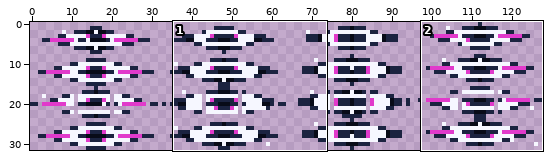
Two versions of one pixel-art file, game/assets/source/animation/weapon_event_horizon_attack.aseprite. Above: a wide view before the commit, with the close-up outlined.
Close-up. Before the commit:
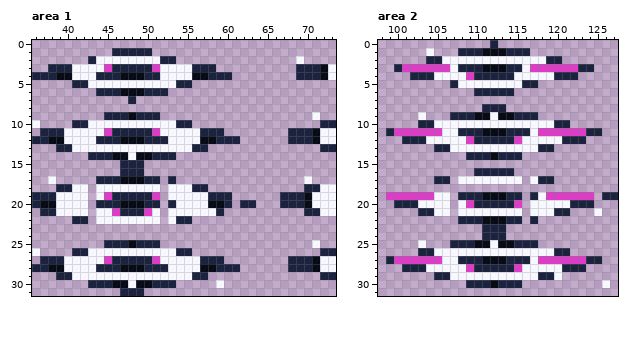
128x32 pixels, 1 frame. Shown: area 1: x 36..73, y 0..31; area 2: x 98..127, y 0..31. The commit also changed other parts of the picture, which this record leaves out.
The same view after the edit:
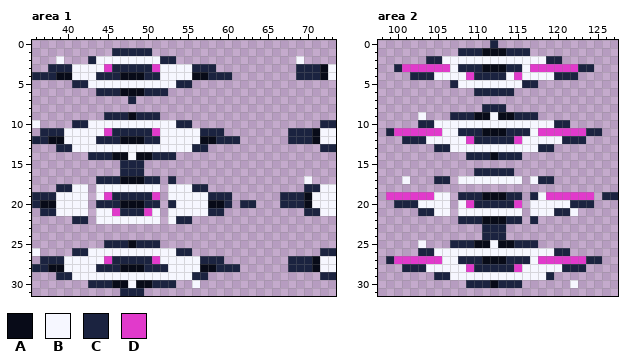
Palette (. is transparent): A #080b18  B #f6f7ff  C #1b2340  D #e13acb
Edits made:
--- area 1
@@ x 37..41 @@
  1 .....
- 2 .....
+ 2 ..B..
  3 .CCCB
@@ x 50..73 @@
  8 ........................
- 9 CC...................B..
+ 9 CC......................
 10 BBBBCC................CC
 11 CDBBBBBCCC........CCCABB
-12 CCCBBBBAACCC......CCCABB
+12 CCBBBBBAACCC......CCCABB
 13 BBBBBBCC..............CC
@@ x 36..40 @@
 16 .....
-17 ..B..
+17 .....
 18 ...CC
@@ x 56..60 @@
 20 BBAAC
-21 BBBC.
+21 BBCC.
 22 .....
@@ x 69..73 @@
 24 .....
-25 ..B..
+25 .....
 26 ...CC
@@ x 54..61 @@
 29 BBCC....
-30 .....B..
+30 ..B.....
 31 ........
--- area 2
@@ x 102..117 @@
  0 ..........C.....
- 1 ..B...CCCAAACCC.
+ 1 ......CCCAAACCC.
  2 ..CCBBBBBBBBBBBB
  3 DDDDDBCCCAAACCBD
- 4 CCCBBBBDCCCCCBBB
+ 4 CCCBBBBDCCCCBDBB
  5 .....CBBBBBBBBCC
@@ x 99..103 @@
 16 .....
-17 .....
+17 ..B..
 18 .....
@@ x 120..127 @@
 20 BBCCC...
-21 CC...B..
+21 CCB.....
 22 ........
@@ x 116..127 @@
 28 BBBBBCCC....
-29 BBCCB.......
-30 ..........B.
+29 BBBC........
+30 ......B.....
 31 ............
